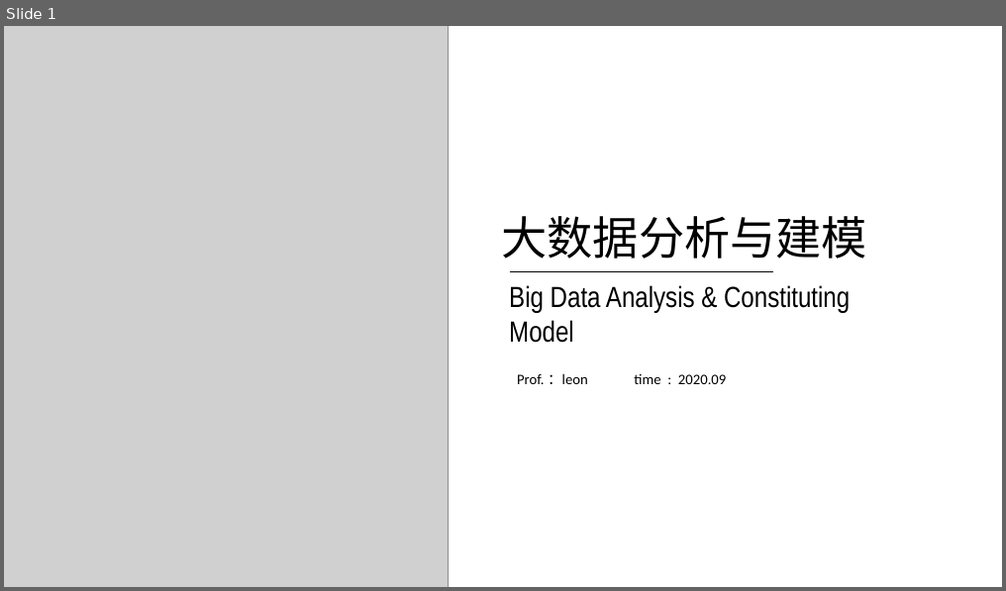
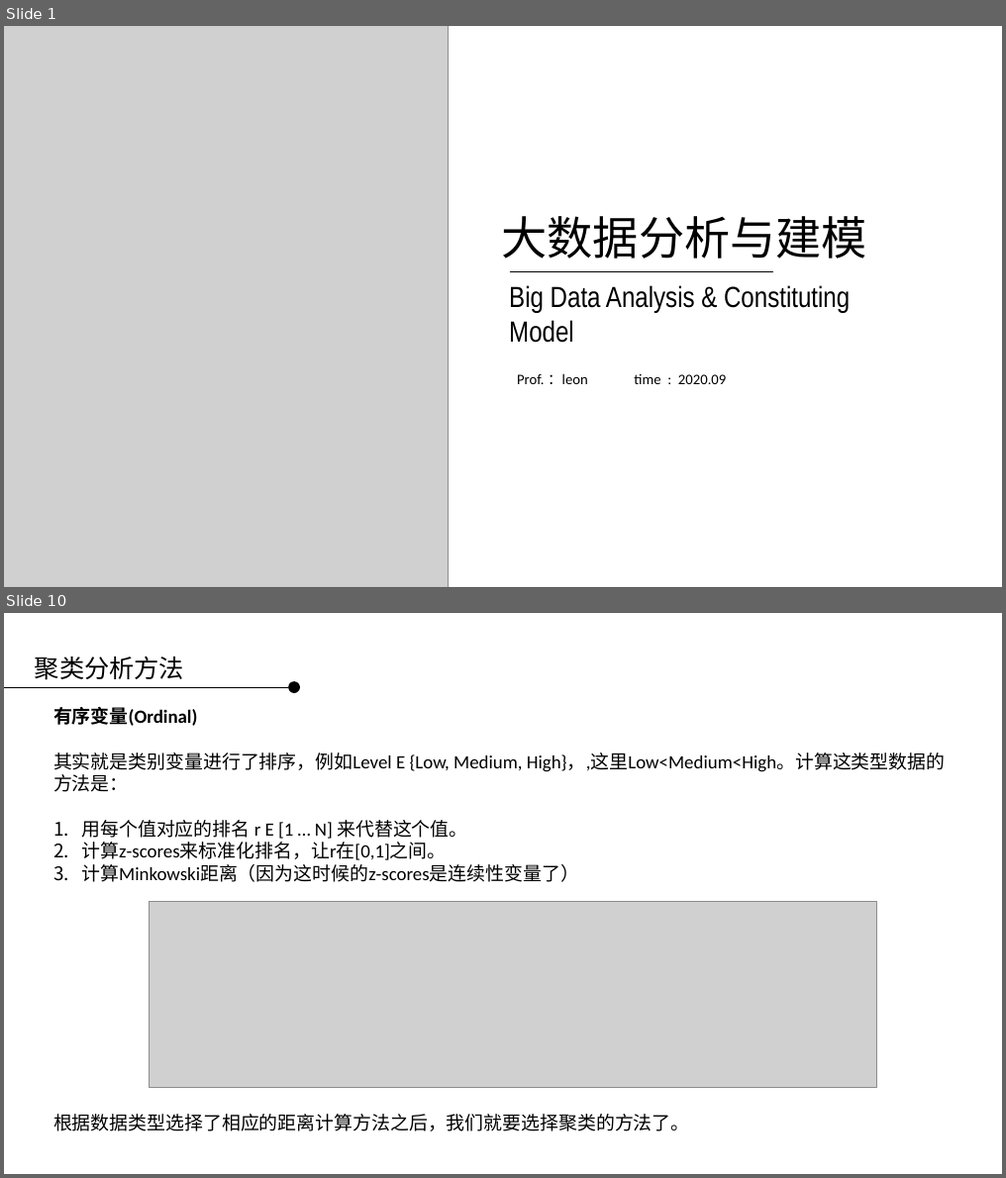
Before and after one commit to applepip/Big_Data, a slide deck: 产品大数据分析与建模/大数据分析与建模 - 聚类模型 第三讲.pptx. Shown one above the other, each under a label of ours: slide 1 before the commit, slides 1 and 10 after it; the slides between them are not shown. The pictures are 1006x591 and 1006x1178 pixels, drawn with LibreOffice and Linux fonts; fonts in the diff are those of the drawing; grey boxes stand for pictures; background and template pictures are left out. Boxes give left, top, right and bottom in pixels: in the first picture for what was removed or moved away, otherwise in the second. Text is boxed around its words. In the diff, an @@ line names an element or a change of style, - is before the commit and + after.

```diff
--- a/产品大数据分析与建模/大数据分析与建模 - 聚类模型 第三讲.pptx
+++ b/产品大数据分析与建模/大数据分析与建模 - 聚类模型 第三讲.pptx
@@ slide 10 added at (4,613,1002,1174), background picture (left out) @@
@@ text added at (35,656,184,680), 24 pt, text #000000 @@
+聚类分析方法
@@ line added from (4, 687) to (288, 687), #000000 0.75 pt @@
@@ ellipse added at (288,682,300,694), fill #000000 @@
@@ text added at (54,707,945,882), 18 pt, text #000000 @@
+有序变量(Ordinal)
+其实就是类别变量进行了排序，例如Level E {Low, Medium, High}，,这里Low<Medium<High。计算这类型数据的方法是：
+1. 用每个值对应的排名 r E [1 … N] 来代替这个值。
+2. 计算z-scores来标准化排名，让r在[0,1]之间。
+3. 计算Minkowski距离（因为这时候的z-scores是连续性变量了）
@@ picture added at (150,901,876,1087) @@
@@ text added at (54,1114,690,1132), 18 pt, text #000000 @@
+根据数据类型选择了相应的距离计算方法之后，我们就要选择聚类的方法了。
```
Also in this commit, not shown: 4 slides changed, 32 other slides added, 23 slides removed.
